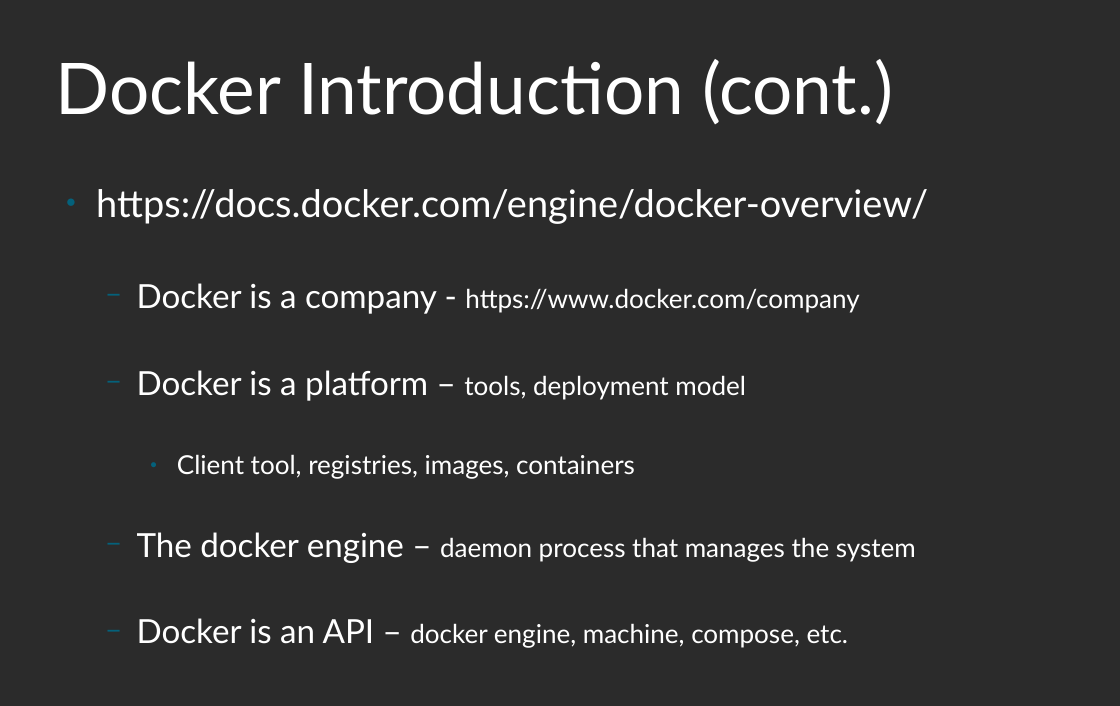
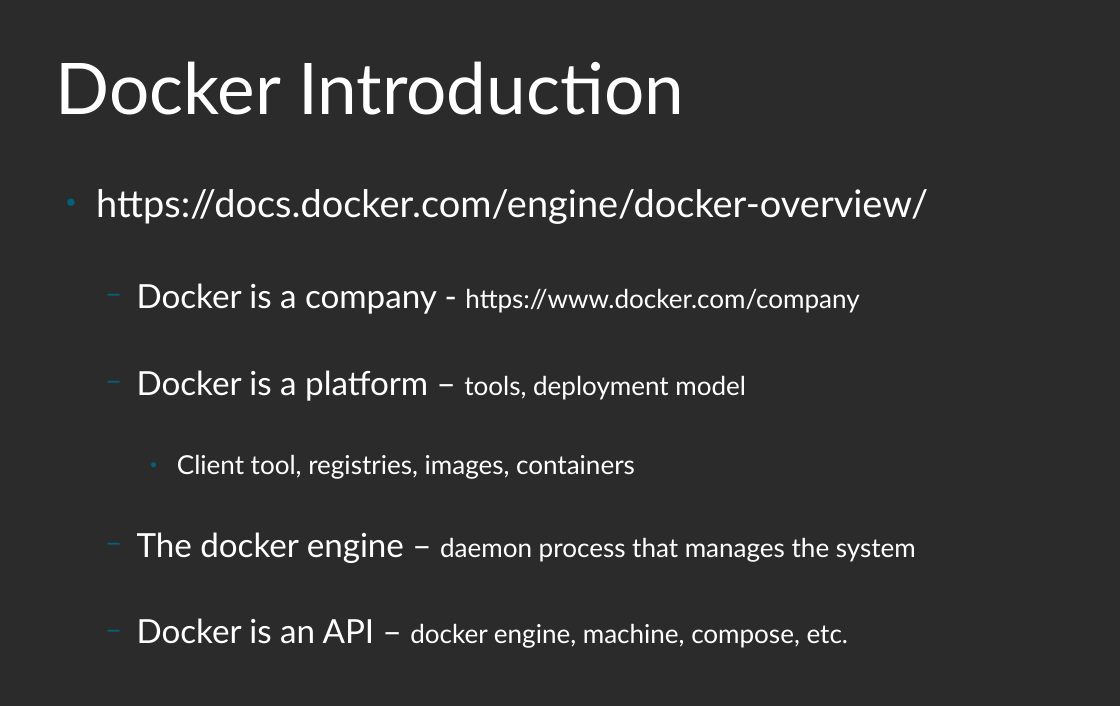
Before and after one commit to klmcwhirter/0-docker-intro, a slide deck: slide 2 of docker.odp (slide 3 before the commit). Drawn at 1120x706 pixels with LibreOffice and Linux fonts; fonts in the diff are those of the drawing; background and template pictures are left out; a plain dark background stands for a picture behind light text. Boxes give left, top, right and bottom in pixels: in the first picture for what was removed or moved away, otherwise in the second. Text is boxed around its words. In the diff, an @@ line names an element or a change of style, - is before the commit and + after.

Commit message:
Enhance lab project
* use nginx:alpine base image
* added run.sh / stop.sh scripts
* enhanced docker.odp deck

```diff
--- a/docker.odp
+++ b/docker.odp
@@ title at [56,61,684,115]: text changed @@
-Docker Introduction (cont.)
+Docker Introduction
```
Also in this commit, not shown: 2 other slides changed, 1 slide added, 7 other files.
